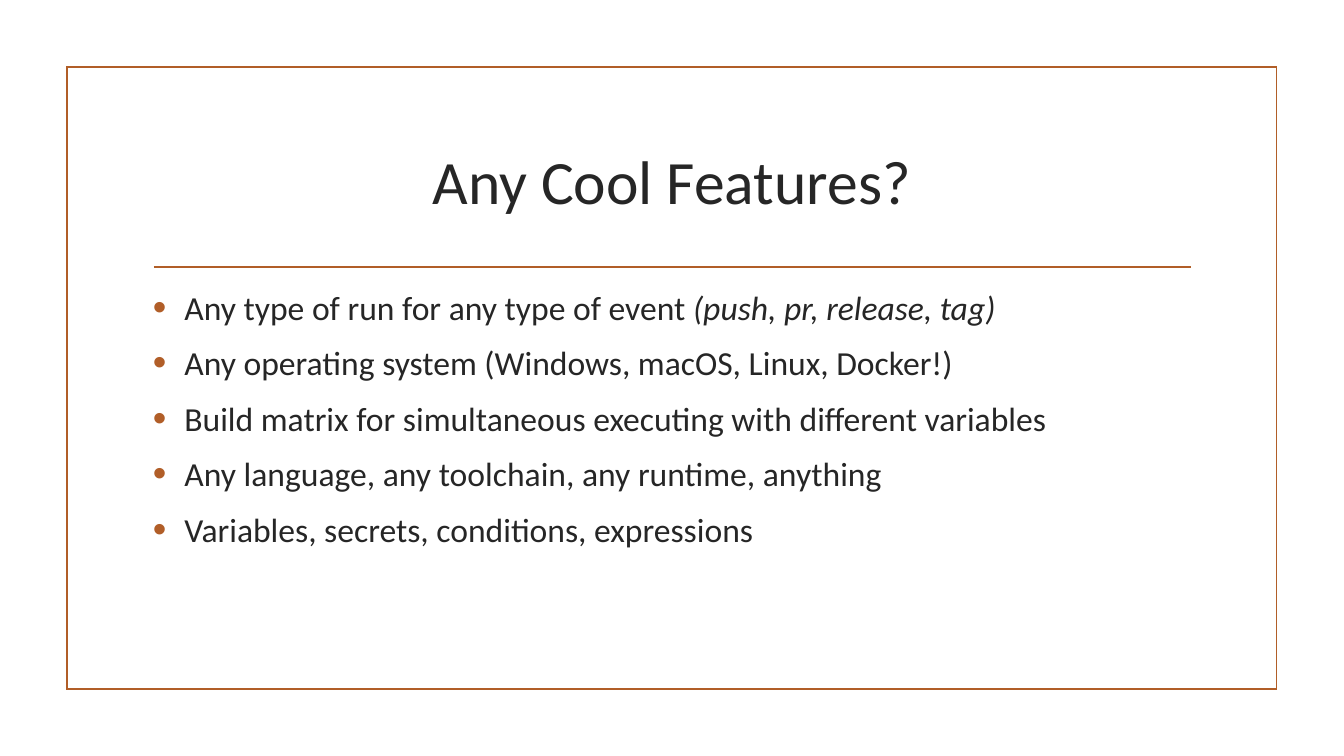
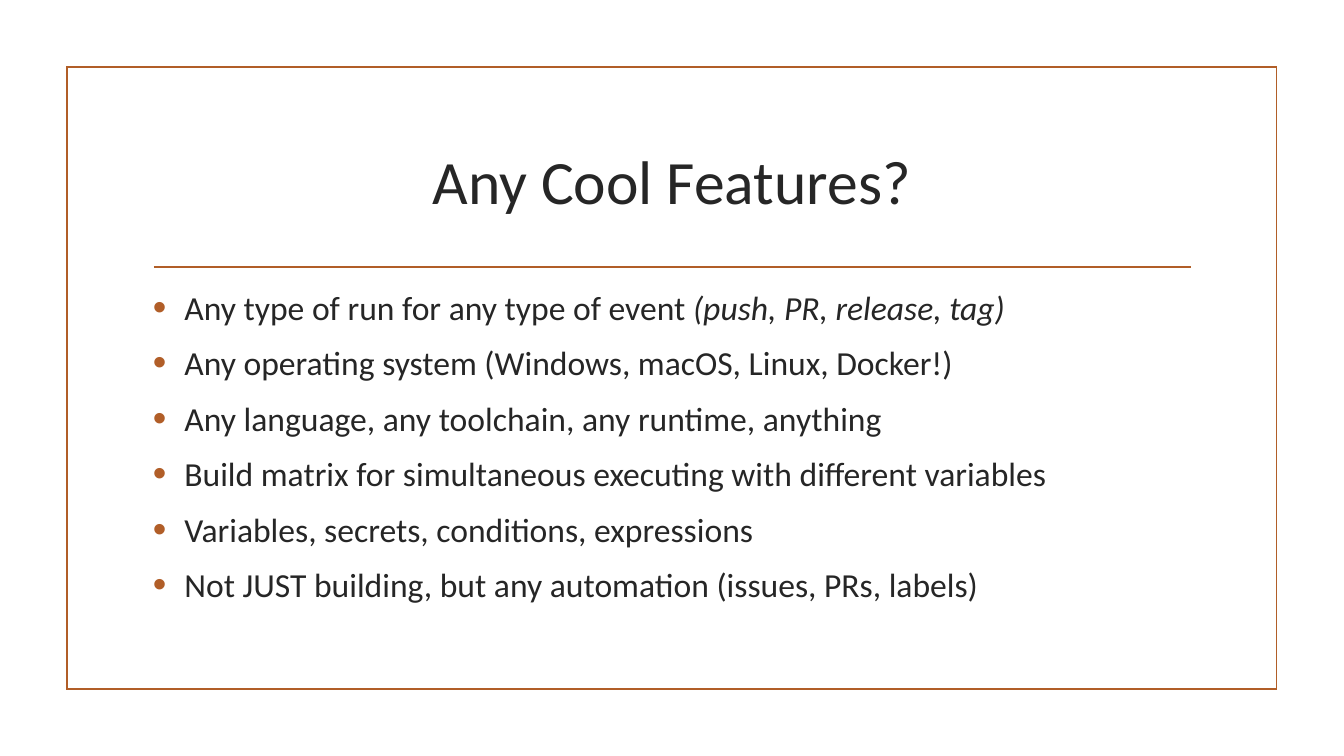
Before and after one commit to mattleibow/XamarinGitHubActions, a slide deck: slide 10 of Slides.pptx. Drawn at 1344x756 pixels with LibreOffice and Linux fonts; fonts in the diff are those of the drawing; background and template pictures are left out. Boxes give left, top, right and bottom in pixels: in the first picture for what was removed or moved away, otherwise in the second. Text is boxed around its words. In the diff, an @@ line names an element or a change of style, - is before the commit and + after.

Commit message:
New things

```diff
--- a/Slides.pptx
+++ b/Slides.pptx
@@ text at box(184, 295, 1005, 326): text changed @@
-• Any type of run for any type of event (push, pr, release, tag)
+• Any type of run for any type of event (push, PR, release, tag)
@@ text at box(184, 407, 881, 437): paragraph added @@
+• Any language, any toolchain, any runtime, anything
@@ text at box(184, 462, 881, 492): paragraph removed @@
-• Any language, any toolchain, any runtime, anything
@@ text at box(184, 572, 978, 603): paragraph added @@
+• Not JUST building, but any automation (issues, PRs, labels)
```
Also in this commit, not shown: 1 other slide changed, 1 slide added.
